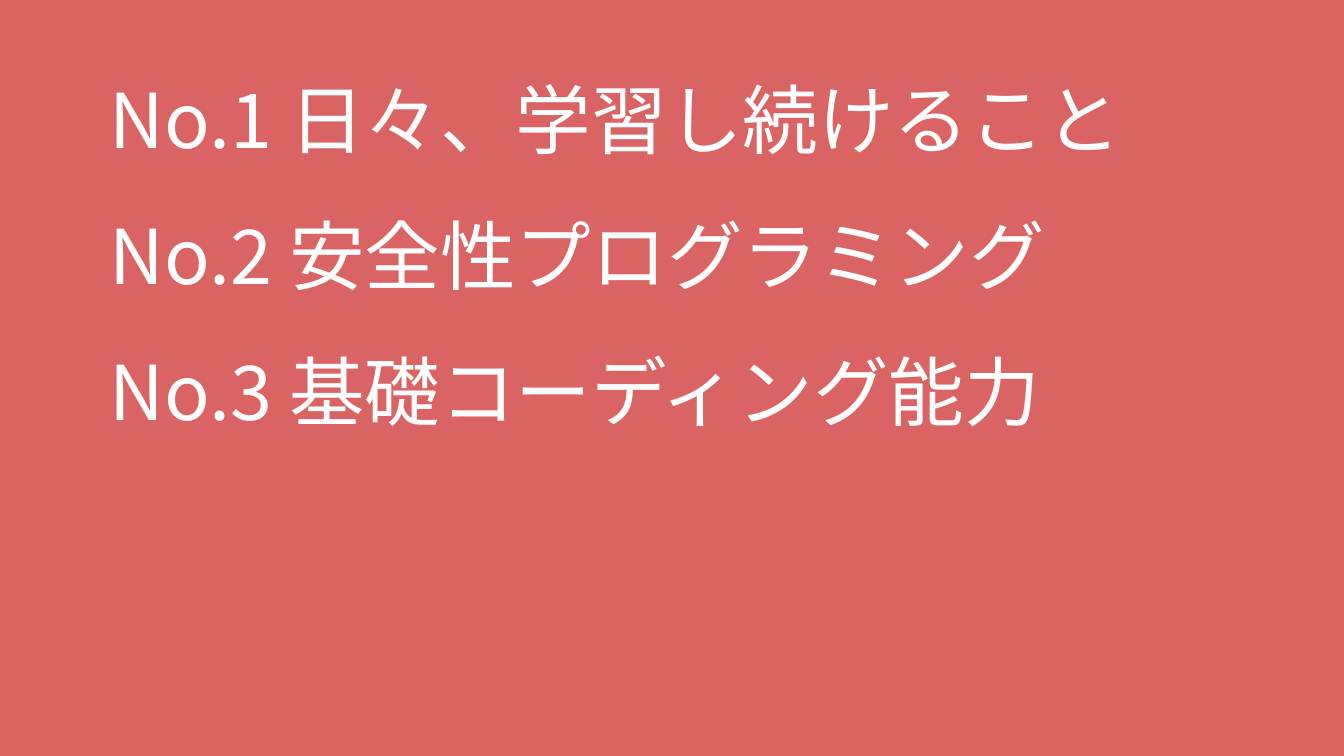
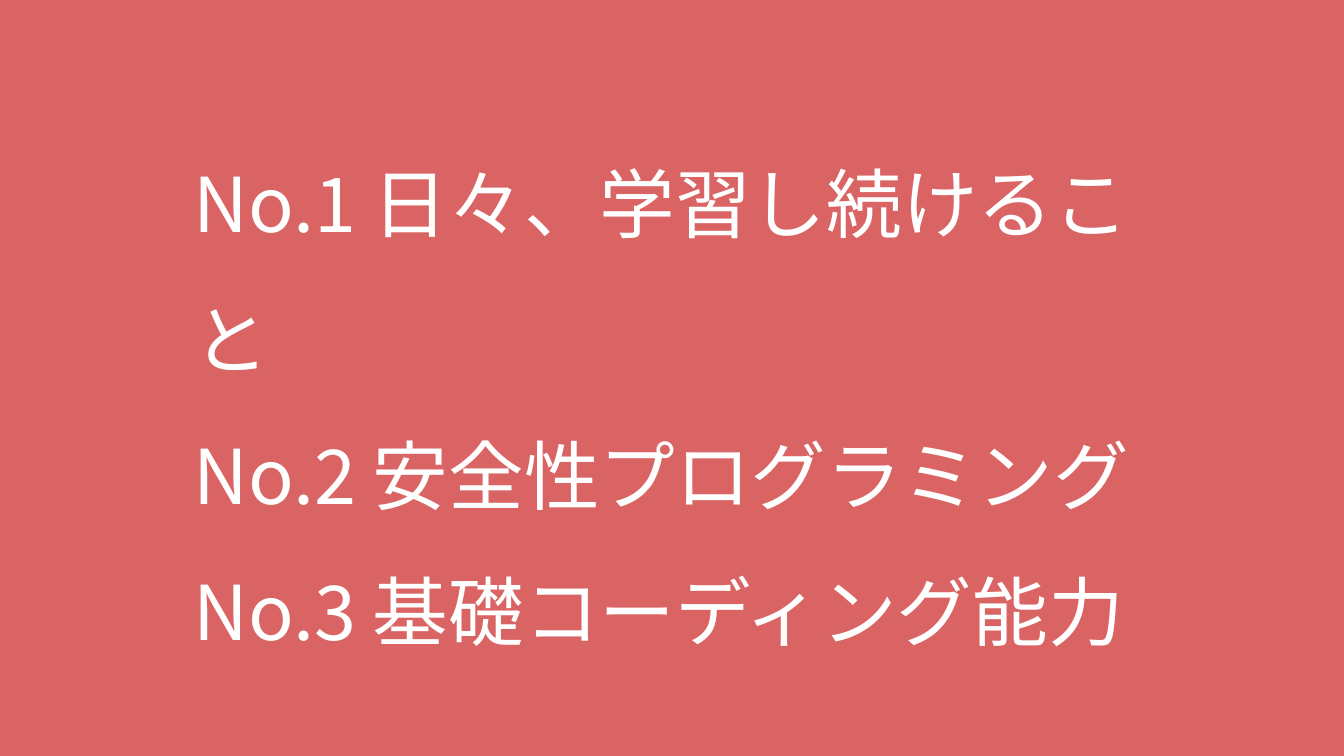
Before and after one commit to RitsIkeda/java-training, a slide deck: slide 4 of result_presentation/java-study-presentation.pptx. Drawn at 1344x756 pixels with LibreOffice and Linux fonts; fonts in the diff are those of the drawing. Boxes give left, top, right and bottom in pixels: in the first picture for what was removed or moved away, otherwise in the second. Text is boxed around its words. In the diff, an @@ line names an element or a change of style, - is before the commit and + after.

```diff
--- a/result_presentation/java-study-presentation.pptx
+++ b/result_presentation/java-study-presentation.pptx
@@ title "No.1 日々、学習し続けること No.2 安全性プログラミング No.3 ..." rewrapped from (110,84,1121,426) to (193,168,1129,646) @@
```
Also in this commit, not shown: 4 other slides changed.
